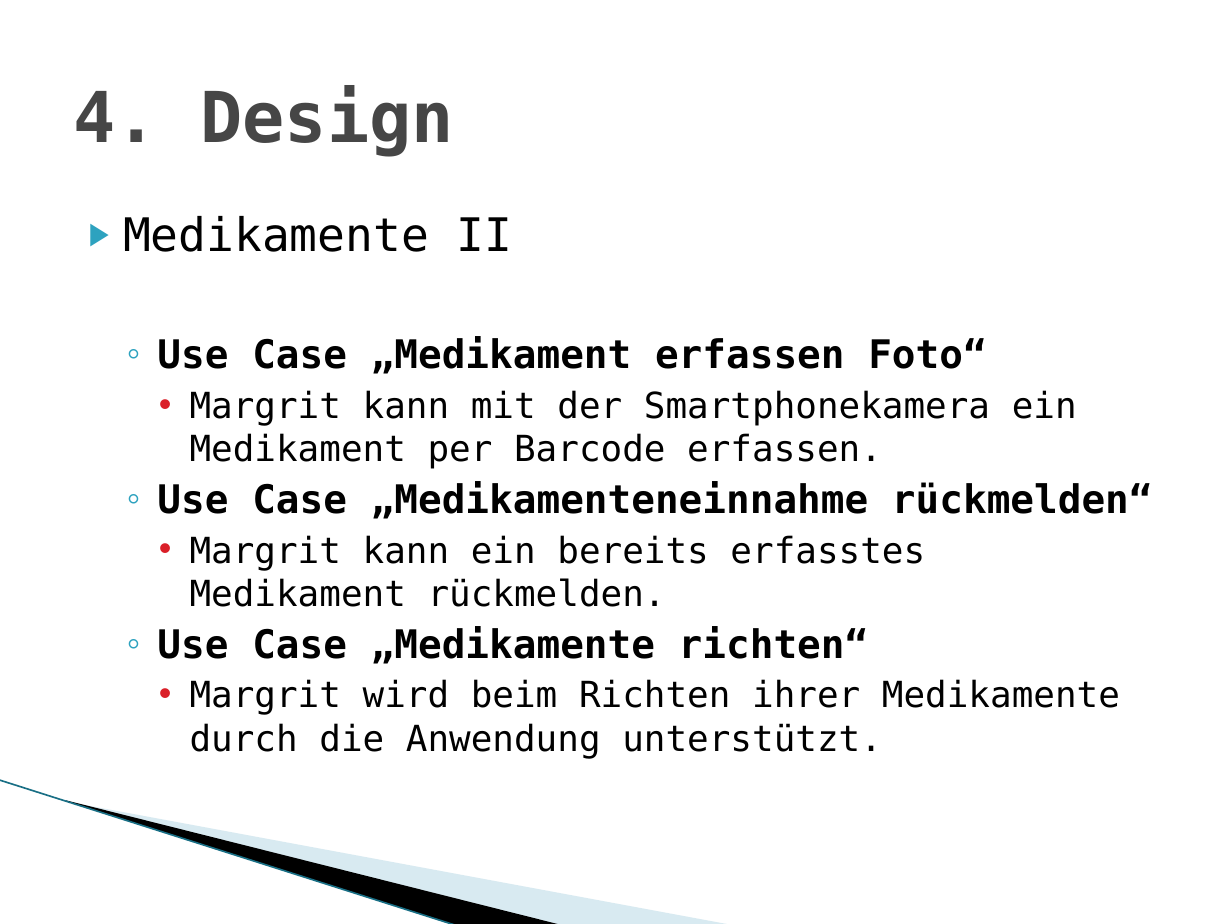
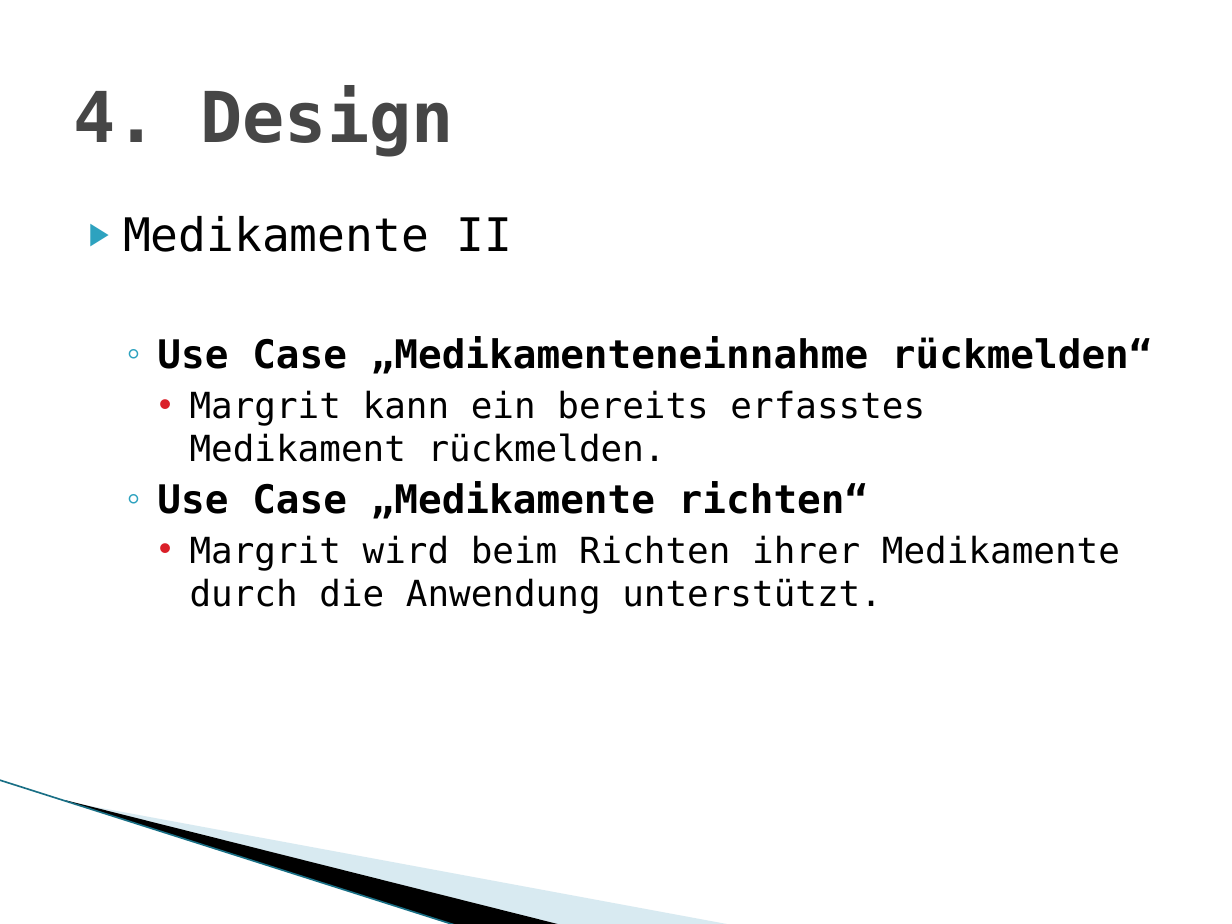
Before and after one commit to MarwinPhilips/ch.bfh.btx8081.w2015.schwarz, a slide deck: slide 12 of Documents/Task 3/Task 03 Design Thinking.pptx. Drawn at 1232x924 pixels with LibreOffice and Linux fonts; fonts in the diff are those of the drawing; background and template pictures are left out. Boxes give left, top, right and bottom in pixels: in the first picture for what was removed or moved away, otherwise in the second. Text is boxed around its words. In the diff, an @@ line names an element or a change of style, - is before the commit and + after.

```diff
--- a/Documents/Task 3/Task 03 Design Thinking.pptx
+++ b/Documents/Task 3/Task 03 Design Thinking.pptx
@@ text at [157, 336, 1077, 469]: paragraphs removed @@
-  ◦ Use Case „Medikament erfassen Foto“
-    • Margrit kann mit der Smartphonekamera ein Medikament per Barcode erfassen.
```
Also in this commit, not shown: 1 other slide changed, 4 other files.
